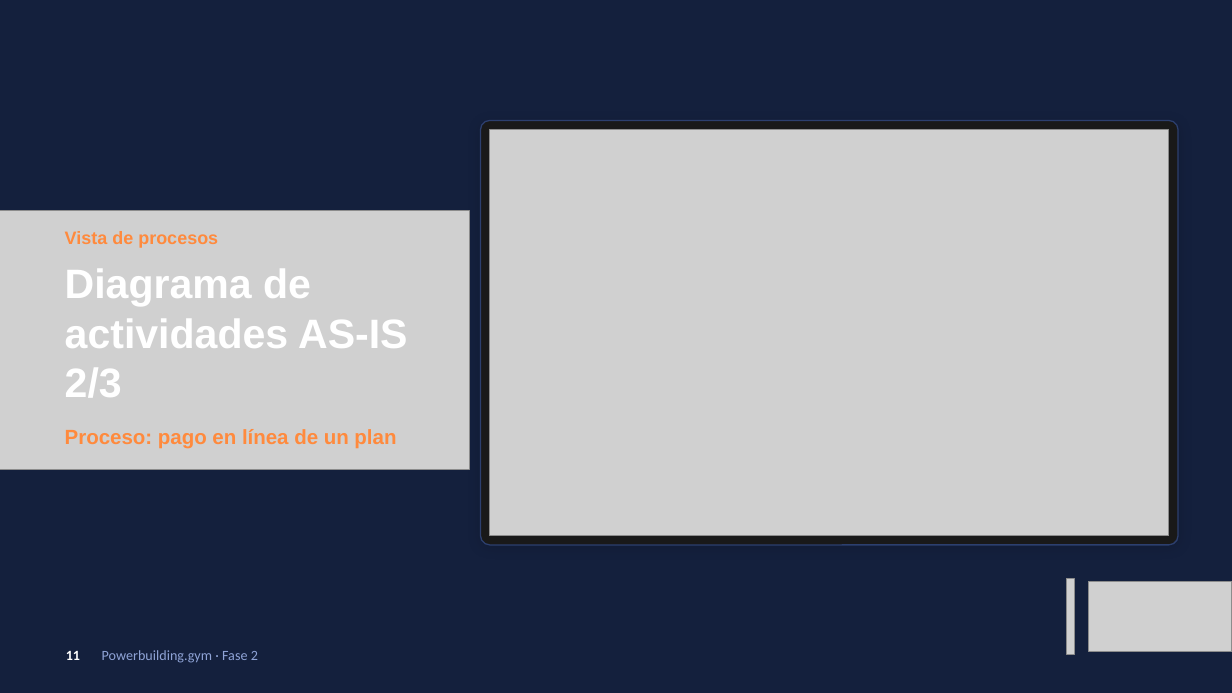
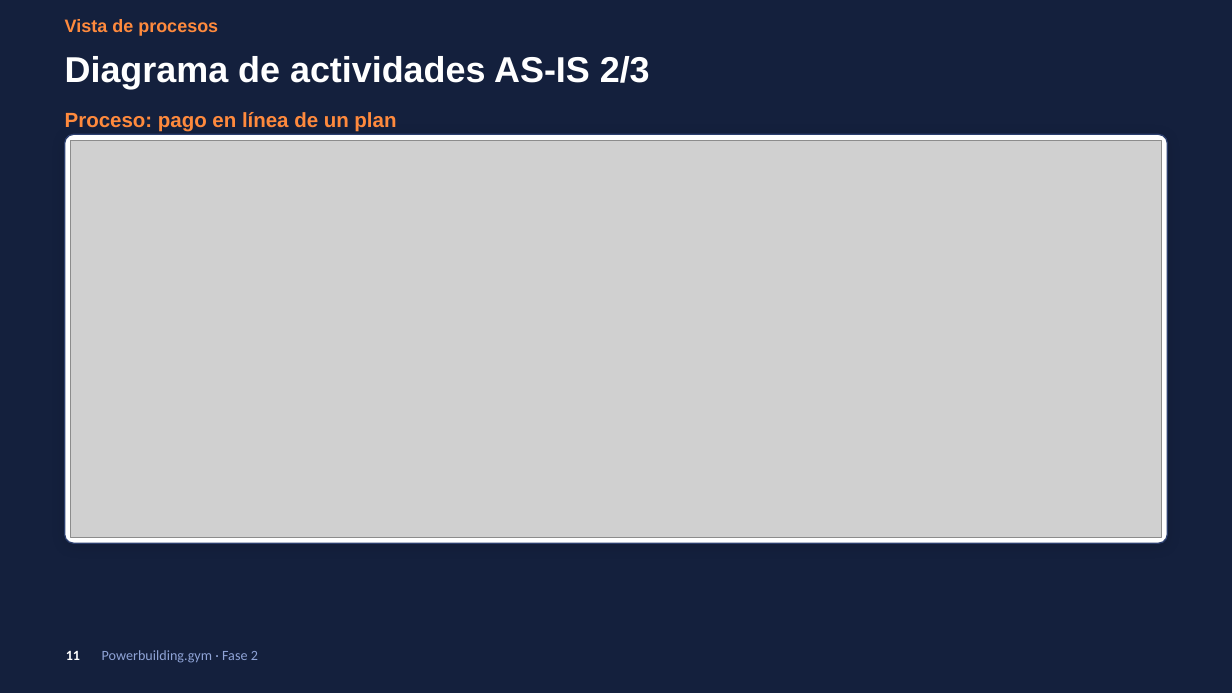
Before and after one commit to zalak3t/Powerbuilding.gym, a slide deck: slide 11 of FASE-2/Documentacion Asignatura PTY4614/Powerbuilding_gym_Presentacion_Fase_2 (1).pptx. Drawn at 1232x693 pixels with LibreOffice and Linux fonts; fonts in the diff are those of the drawing; grey boxes stand for pictures; background and template pictures are left out. Boxes give left, top, right and bottom in pixels: in the first picture for what was removed or moved away, otherwise in the second. Text is boxed around its words. In the diff, an @@ line names an element or a change of style, - is before the commit and + after.

```diff
--- a/FASE-2/Documentacion Asignatura PTY4614/Powerbuilding_gym_Presentacion_Fase_2 (1).pptx
+++ b/FASE-2/Documentacion Asignatura PTY4614/Powerbuilding_gym_Presentacion_Fase_2 (1).pptx
@@ title "Vista de procesos": place and size @@
-title "Vista de procesos" at [65, 231, 407, 449]
+title "Vista de procesos" at [65, 19, 650, 132]
@@ title at [65, 56, 650, 89]: size 32 to 28 pt in "Diagrama de actividades AS-IS 2/3" @@
@@ rounded rectangle: place and size @@
-rounded rectangle at [481, 120, 1178, 544]
+rounded rectangle at [65, 134, 1167, 543]
@@ rounded rectangle at [65, 134, 1167, 543]: fill #191919 to #FFFFFF @@
@@ picture: place and size @@
-picture at [490, 129, 1169, 535]
+picture at [71, 140, 1162, 537]
@@ picture removed at [0, 211, 470, 470] @@
@@ picture removed at [1067, 579, 1075, 654] @@
@@ picture removed at [1089, 582, 1232, 652] @@
```
Also in this commit, not shown: 5 other slides changed, 2 other files.
